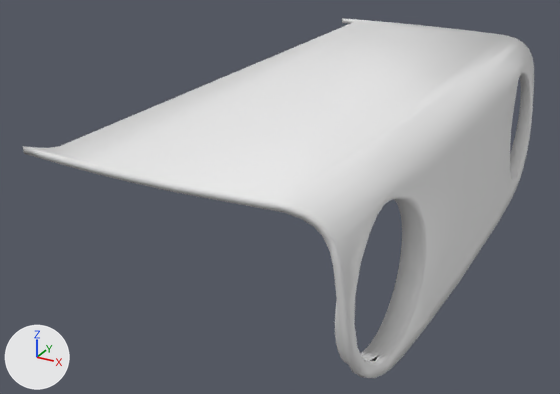
An edit to the COLLADA model public/page2/mesh017_head_upper.dae, drawn before and after from the same camera.
The view is the same before and after, from a 50 mm camera at (0.086, -0.235, 0.16) aimed at (-0.035, -0.016, 0.051). Lighting does not change. The marker at lower left points along +X, +Y and +Z. Materials are left out; every surface is plain grey.

Script lines for the objects in view, before the commit:
```python
me_head_upper = bpy.data.meshes.new('Head Upper')
me_head_upper.from_pydata(...)  # 767 vertices, 1536 faces; spans x -0.065..0.031, y -0.102..0.102, z 0.034..0.091
me_head_upper.materials.append(mat_material_001_007)
ob_head_upper = bpy.data.objects.new('Head_Upper', me_head_upper)
ob_head_upper.location = (0.0, 0.0, 0.0)
```
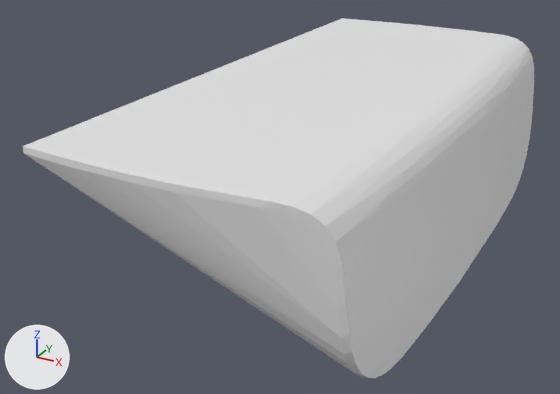
What differs and where, as boxes (x1, y1, x2, y2) in the pictures (560 x 394 px):
```json
{"object": "Head_Upper", "change": "reshaped", "before": [23, 18, 534, 378], "after": [23, 18, 534, 378]}
```

Scene script edits in JSON lines:
```json
{"block": "me_head_upper", "where": "# used by ob_head_upper; location = (0.0, 0.0, 0.0)"}
{"op": "remove", "block": "me_head_upper", "code": "me_head_upper.from_pydata(...)  # 767 vertices, 1536 faces; spans x -0.065..0.031, y -0.102..0.102, z 0.034..0.091"}
{"op": "add", "block": "me_head_upper", "code": "me_head_upper.from_pydata(...)  # 171 vertices, 338 faces; spans x -0.065..0.031, y -0.102..0.102, z 0.034..0.091"}
{"block": "me_head_upper", "change": "me_head_upper part 1: the surface is now shaded flat"}
```
